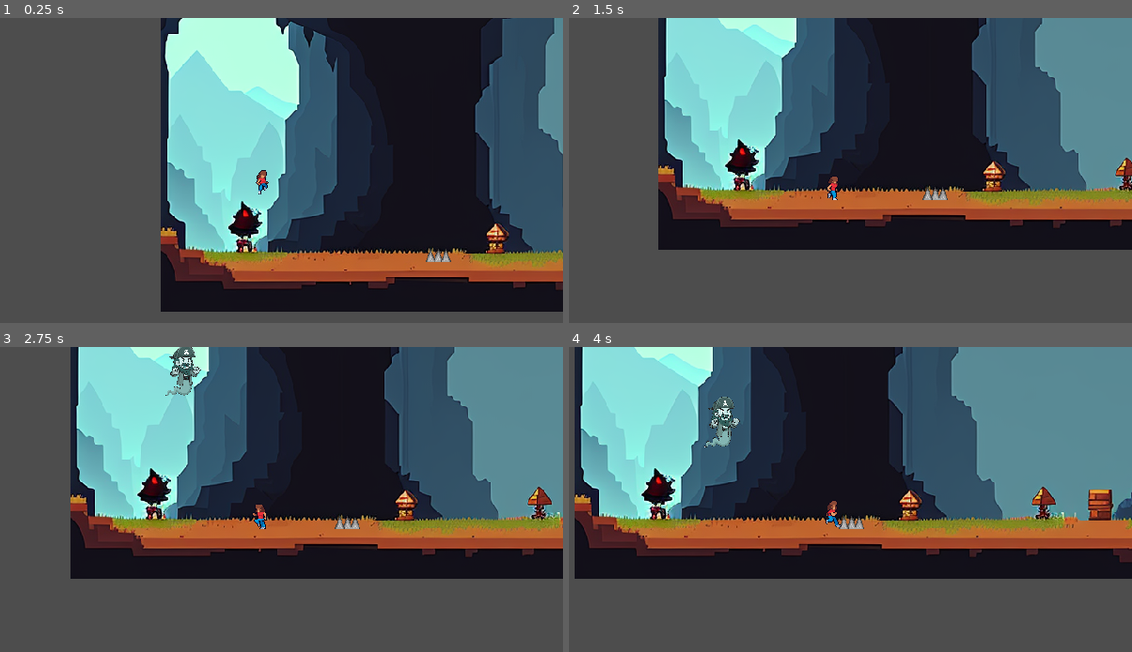
Above: before the commit, frames 1-4 (two rows, left to right).
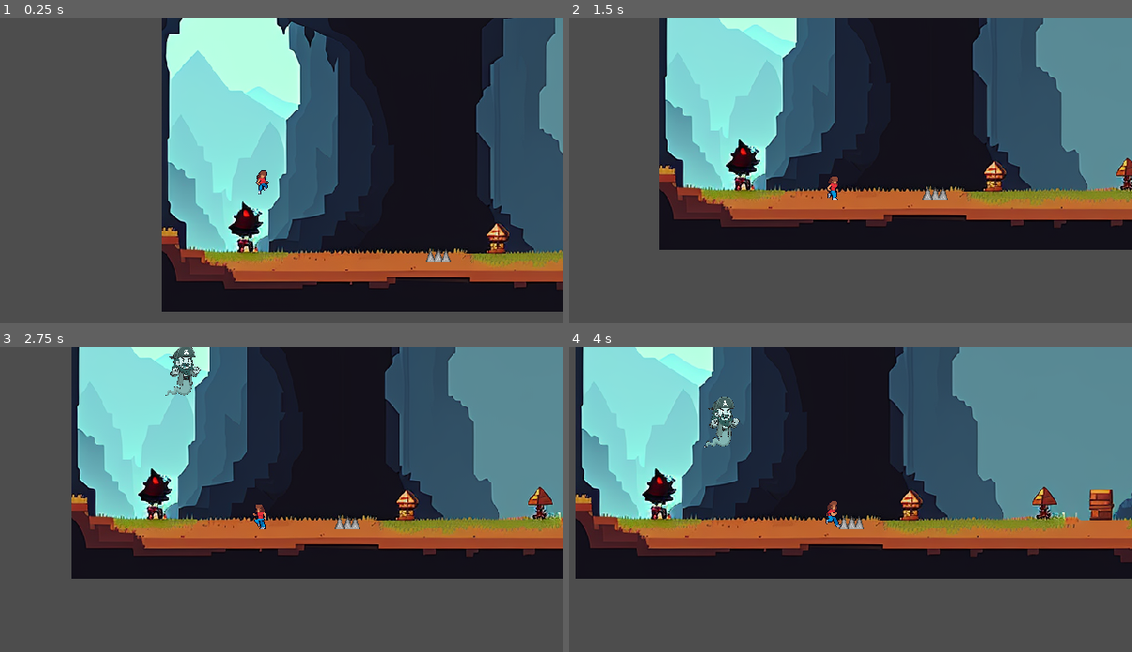
Above: after the commit, the same moments.

Repository: Willsu00/Whale-Runner
Game: Godot game, scene res://World/world.tscn
Two runs of this game, one before a commit and one after it. Both use one fixed random seed, a clock stepped at 60 frames per second and the inputs below.
Inputs:
- Up to frame 1 (0.25 s): no input
- Up to frame 2 (1.5 s): hold Right (ui_right) from 0.53 s (still down); tap Up (ui_up) at 0.77 s
- Up to frame 3 (2.75 s): tap Up (ui_up) at 1.52 s; release Right (ui_right) at 2.03 s; hold Left (ui_left) from 2.03 s (still down)
- Up to frame 4 (4 s): release Left (ui_left) at 2.78 s; hold Right (ui_right) from 2.78 s (still down); tap Up (ui_up) at 3.02, 3.77 s

The runs differ from the first frame. In frame 1, 2.7% of the frame differs, in the area x 28-100%, y 0-97%; in frame 2, 2.3%; in frame 3, 2.4%; in frame 4, 2.6%.

Commit message:
Ghost rotation

Diff:
--- a/Enemy/enemy.gd
+++ b/Enemy/enemy.gd
@@ -2,6 +2,8 @@
 
 @export var acceleration = 150
 @export var max_speed = 60
+
+@onready var pirate_ghost_placeholder = $PirateGhostPlaceholder
 
 func is_moving(input_axis):
 	return input_axis != 0
@@ -9,6 +11,7 @@
 func _physics_process(delta):
 	var player = MainInstance.player
 	if player is CharacterBody2D:
+		flip_towards_player(player)
 		move_toward_position(player.global_position,delta)
 
 func move_toward_position(target_position,delta):
@@ -16,6 +19,12 @@
 	velocity = velocity.move_toward(direction * max_speed, acceleration * delta)
 	move_and_slide()
 
-func update_animations(input_axis):
-	if is_moving(input_axis):
-		$PirateGhostPlaceholder.scale.x = sign(input_axis)
+#func update_animations(input_axis):
+	#if is_moving(input_axis):
+		#$PirateGhostPlaceholder.scale.x = sign(input_axis)
+
+func flip_towards_player(player):
+	if player.global_position.x < global_position.x:
+		pirate_ghost_placeholder.flip_h = true
+	else:
+		pirate_ghost_placeholder.flip_h = false
--- a/Enemy/enemy.tscn
+++ b/Enemy/enemy.tscn
@@ -7,7 +7,7 @@
 radius = 219.716
 height = 910.251
 
-[node name="CharacterBody2D" type="CharacterBody2D"]
+[node name="Ghost" type="CharacterBody2D"]
 collision_layer = 2
 script = ExtResource("1_hm2vx")
 
--- a/Obstacles/Spikes.gd
+++ b/Obstacles/Spikes.gd
@@ -10,5 +10,6 @@
 
 
 func _on_body_entered(body):
+	print("entered")
 	if body.has_method("death"):
 		body.death()
--- a/World/world.tscn
+++ b/World/world.tscn
@@ -23,7 +23,7 @@
 texture = ExtResource("2_4tgdq")
 
 [node name="Background2" type="Sprite2D" parent="."]
-position = Vector2(492, 4)
+position = Vector2(493, 4)
 texture = ExtResource("3_sv3uy")
 
 [node name="CharacterBody2D" parent="." instance=ExtResource("4_30u2g")]
